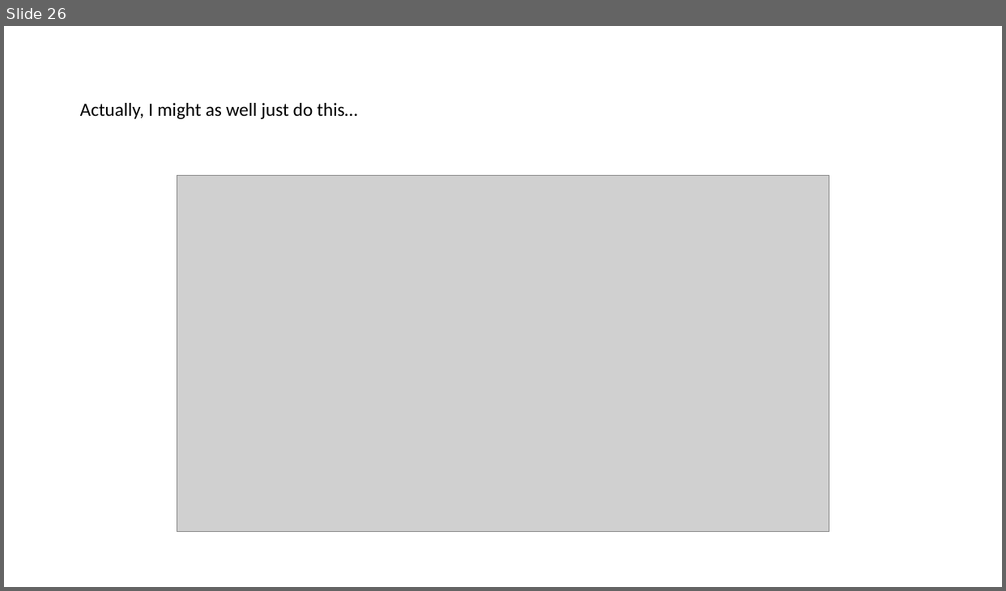
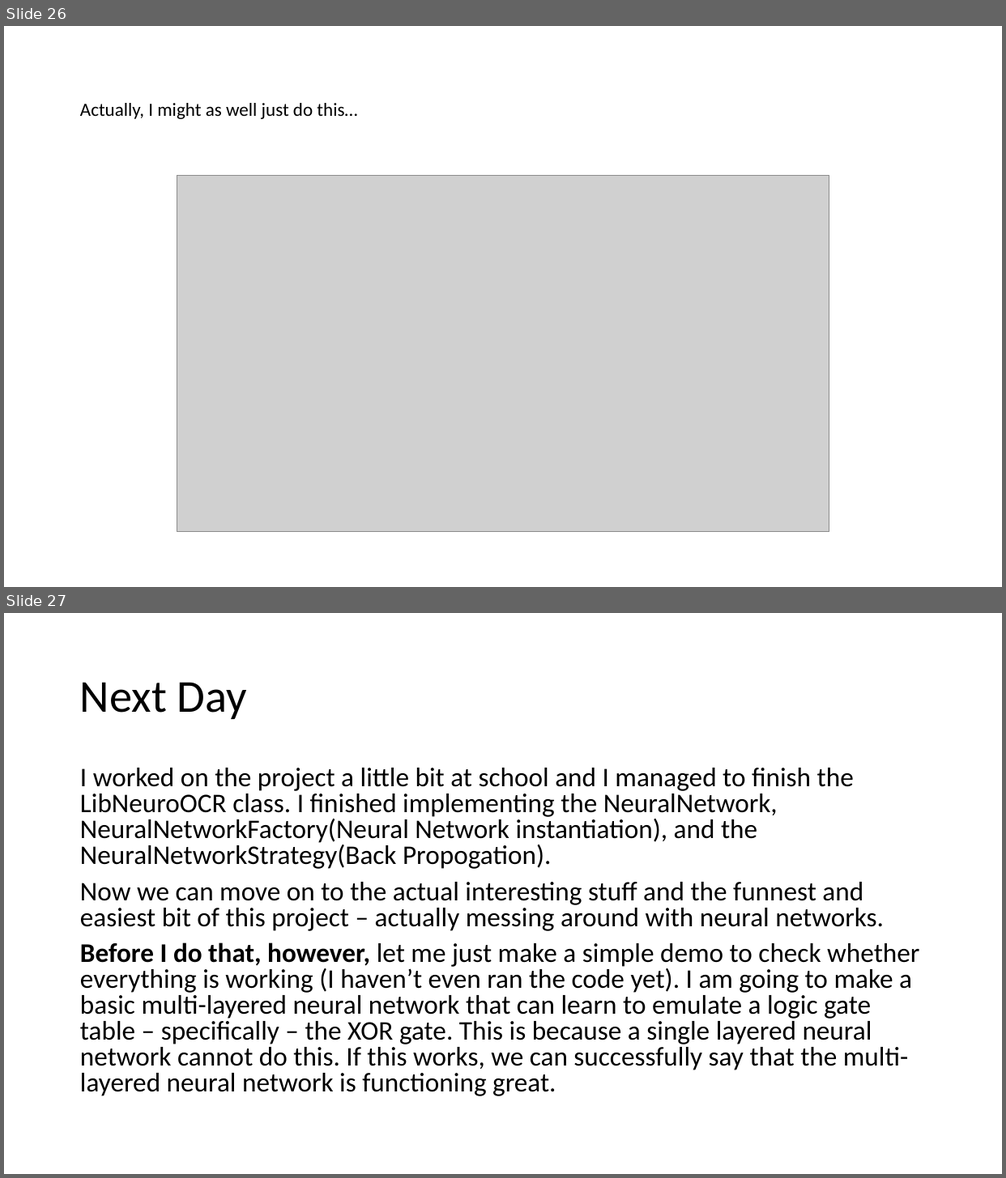
Before and after one commit to PixelZerg/NeuroOCR, a slide deck: NeuroOCR-DevelopmentDocumentation.pptx. Shown one above the other, each under a label of ours: slide 26 before the commit, slides 26 and 27 after it. The pictures are 1006x591 and 1006x1178 pixels, drawn with LibreOffice and Linux fonts; fonts in the diff are those of the drawing; grey boxes stand for pictures. Boxes give left, top, right and bottom in pixels: in the first picture for what was removed or moved away, otherwise in the second. Text is boxed around its words. In the diff, an @@ line names an element or a change of style, - is before the commit and + after.

```diff
--- a/NeuroOCR-DevelopmentDocumentation.pptx
+++ b/NeuroOCR-DevelopmentDocumentation.pptx
@@ slide 27 added at (4, 613, 1002, 1174), background #FFFFFF @@
@@ title added at (80, 682, 247, 719), 44 pt, text #000000 @@
+Next Day
@@ text added at (80, 768, 919, 1097), 25.9 pt, text #000000 @@
+I worked on the project a little bit at school and I managed to finish the LibNeuroOCR class. I finished implementing the NeuralNetwork, NeuralNetworkFactory(Neural Network instantiation), and the NeuralNetworkStrategy(Back Propogation).
+Now we can move on to the actual interesting stuff and the funnest and easiest bit of this project – actually messing around with neural networks.
+Before I do that, however, let me just make a simple demo to check whether everything is working (I haven’t even ran the code yet). I am going to make a basic multi-layered neural network that can learn to emulate a logic gate table – specifically – the XOR gate. This is because a single layered neural network cannot do this. If this works, we can successfully say that the multi-layered neural network is functioning great.
```
Also in this commit, not shown: 1 slide changed, 8 other slides added, 10 other files.
